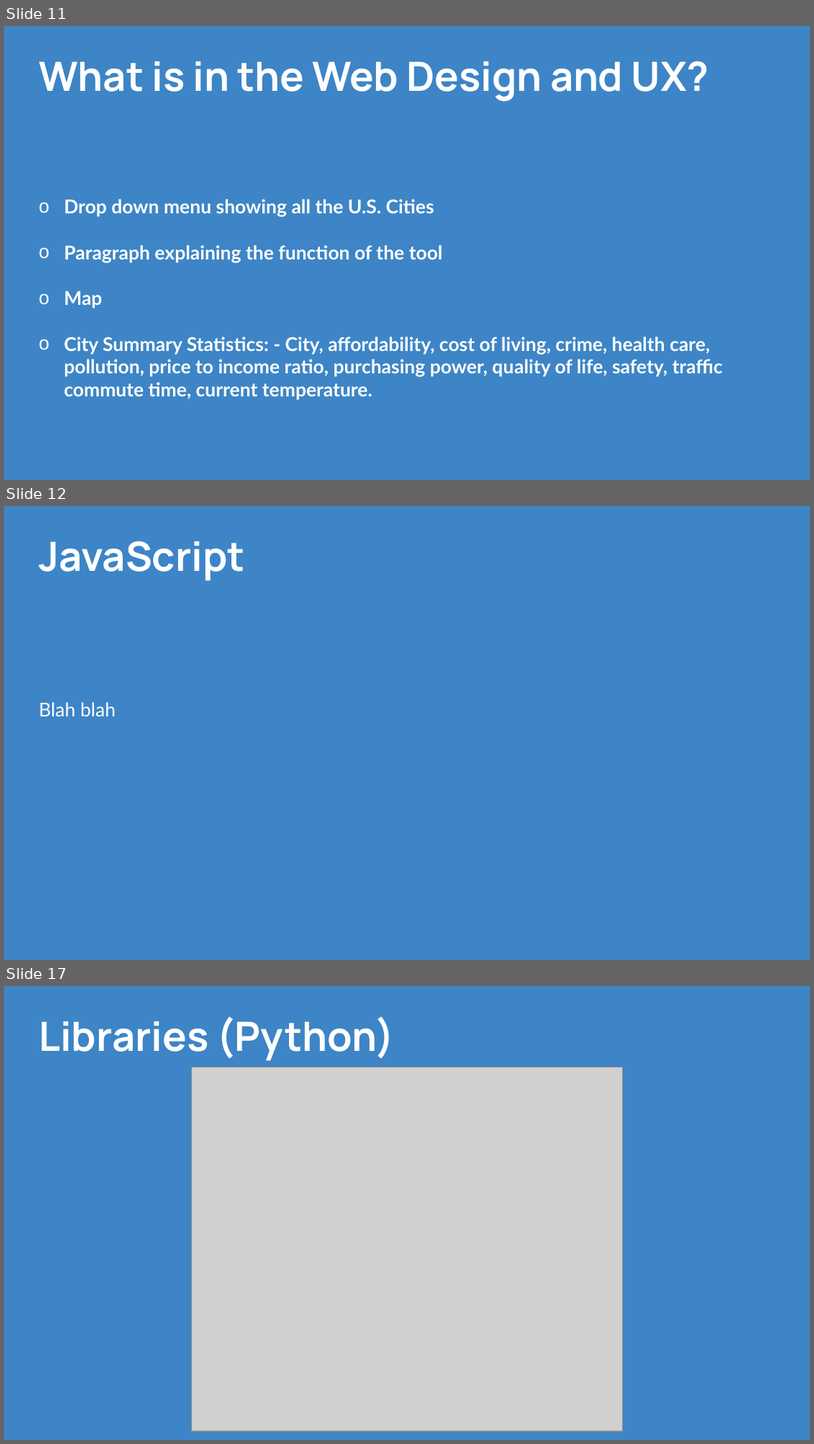
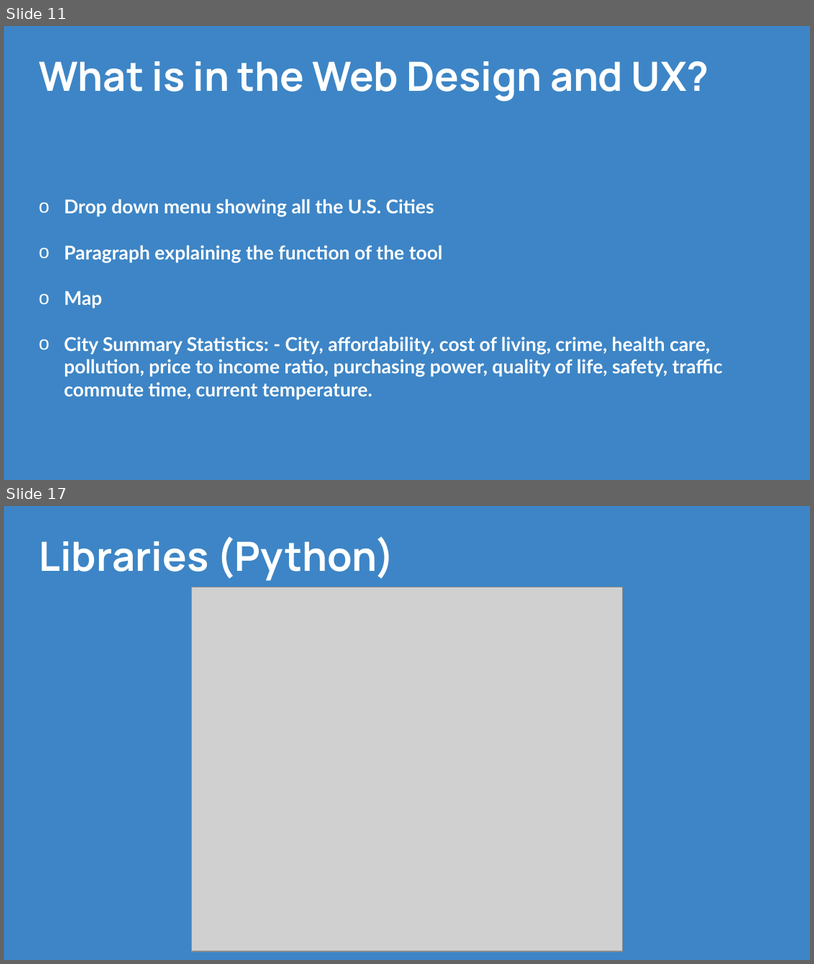
Before and after one commit to CPrince20/Homies, a slide deck: Homies City Collection.pptx. Shown one above the other, each under a label of ours: slides 11, 12 and 17 before the commit, slides 11 and 17 after it; the slides between them are not shown. The pictures are 814x1444 and 814x964 pixels, drawn with LibreOffice and Linux fonts; fonts in the diff are those of the drawing; grey boxes stand for pictures. Boxes give left, top, right and bottom in pixels: in the first picture for what was removed or moved away, otherwise in the second. Text is boxed around its words. In the diff, an @@ line names an element or a change of style, - is before the commit and + after.

```diff
--- a/Homies City Collection.pptx
+++ b/Homies City Collection.pptx
@@ slide 12 removed at [4, 506, 810, 960], background #3D85C6 @@
@@ title removed at [39, 541, 244, 581] @@
-JavaScript
@@ text removed at [39, 702, 116, 716] @@
-Blah blah
```
Also in this commit, not shown: 1 slide changed, 4 slides added, 3 other slides removed, 3 other files.
